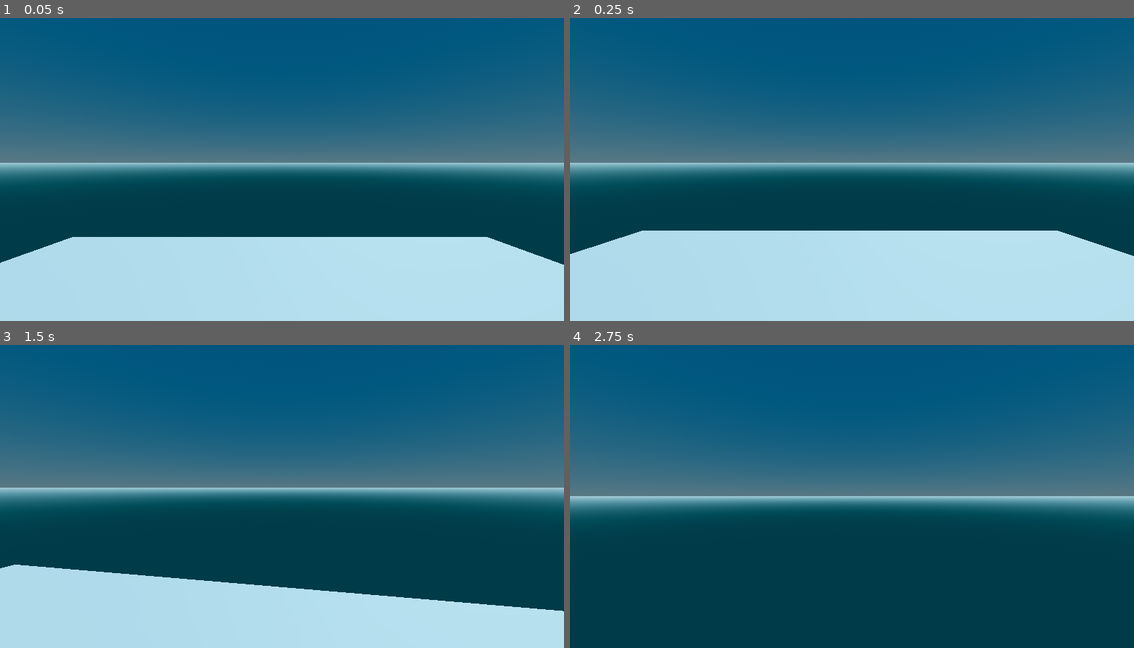
Above: before the commit, frames 1-4 (two rows, left to right).
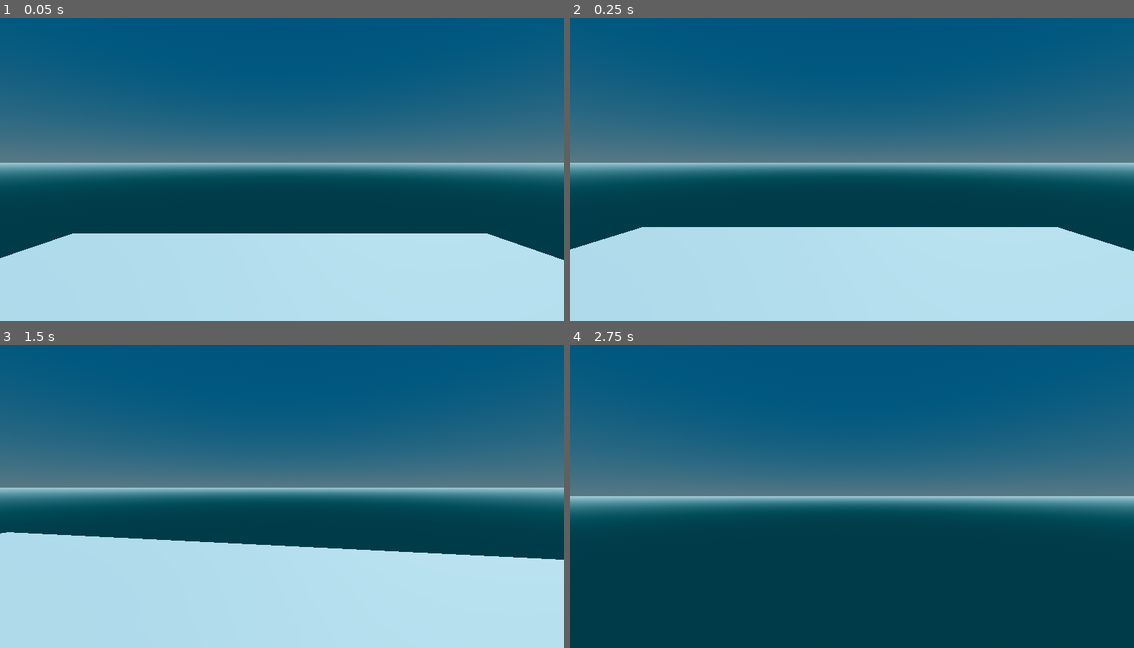
Above: after the commit, the same moments.

Repository: dorpen6/Level-3-Player-Movement
Game: Godot game, scene res://world.tscn
Same seed, same stepped clock (60 frames per second), same inputs: the game is played once before the commit and once after it.
Inputs (mouse positions are in pixels of both pictures, inside the frame that each line leads up to):
- Up to frame 1 (0.05 s): no input
- Up to frame 2 (0.25 s): no input
- Up to frame 3 (1.5 s): move the mouse to (310, 487) at 0.52 s; hold W (forward) from 0.53 s (still down); tap Space (jump) at 0.6, 0.77, 1.07 s; move the mouse to (253, 490) at 1.27 s; tap Shift (Run) at 1.35 s
- Up to frame 4 (2.75 s): keep holding W (forward); tap Space (jump) at 1.52, 1.55, 1.82, 2.1 s; move the mouse to (863, 484) at 2.02 s

The runs differ from the first frame. In frame 1, 1.2% of the frame differs, in the area x 0-100%, y 71-82%; in frame 2, 1.2%; in frame 3, 14%, in the area x 0-100%, y 61-88%; in frame 4, nothing differs.

Commit message:
Level 3 Player Movement UPDATE

Diff:
--- a/Player.gd
+++ b/Player.gd
@@ -3,7 +3,7 @@
 var speed
 @export var walk_speed = 5.0
 @export var run_speed = 10.0
-@export var jump = 5.0
+@export var jump = 3.0
 @export var gravity = 9.8
 @export var sensitivity = 0.003
 @export var bob_freq = 2.0
@@ -11,6 +11,9 @@
 @export var t_bob = 0.0
 @onready var head = $Head
 @onready var camera = $Head/Camera
+@export var base_fov = 75.0
+@export var fov_change = 1.5
+
 
 func _ready():
 	Input.set_mouse_mode(Input.MOUSE_MODE_CAPTURED)
@@ -38,8 +41,6 @@
 
 	# GET INPUT DIRECTIONS 2D
 	var input_dir = Input.get_vector("left", "right", "forward", "backward")
-
-	# TRANSFORM IT TO 3D
 	var direction = (head.transform.basis * Vector3(input_dir.x, 0, input_dir.y)).normalized()
 
 	if is_on_floor():
@@ -53,13 +54,15 @@
 		velocity.x = lerp(velocity.x, direction.x * speed, delta * 3.0)
 		velocity.z = lerp(velocity.z, direction.z * speed, delta * 3.0)
 
-
 	# HEAD BOB
 	t_bob += delta * velocity.length() * float(is_on_floor())
 	camera.transform.origin = headbob(t_bob)
 
+	# FOV
+	var velocity_clamped = clamp(velocity.length(), 0.5, run_speed * 2 )
+	var target_fov = base_fov + fov_change * velocity_clamped
+
 	move_and_slide()
-
 func headbob(time) -> Vector3:
 	var pos = Vector3.ZERO
 	pos.y = sin(time * bob_freq) * bob_amp
--- a/world.tscn
+++ b/world.tscn
@@ -1,52 +1,52 @@
-[gd_scene load_steps=7 format=3 uid="uid://c05y6us7jsvhh"]
+[gd_scene load_steps=7 format=3 uid="uid://ocsg6fmpw3db"]
 
 [ext_resource type="Script" path="res://Player.gd" id="1_cox07"]
 
-[sub_resource type="ProceduralSkyMaterial" id="ProceduralSkyMaterial_vra4l"]
+[sub_resource type="ProceduralSkyMaterial" id="ProceduralSkyMaterial_ahjtc"]
 sky_top_color = Color(0.021721, 0.479627, 0.701061, 1)
 sky_horizon_color = Color(0.50543, 0.670017, 0.733684, 1)
 sky_energy_multiplier = 0.55
 ground_bottom_color = Color(1.68458e-07, 0.200443, 0.233676, 1)
 ground_horizon_color = Color(0.50543, 0.670017, 0.733684, 1)
 
-[sub_resource type="Sky" id="Sky_ip6f1"]
-sky_material = SubResource("ProceduralSkyMaterial_vra4l")
+[sub_resource type="Sky" id="Sky_cmxt1"]
+sky_material = SubResource("ProceduralSkyMaterial_ahjtc")
 
-[sub_resource type="Environment" id="Environment_go35j"]
+[sub_resource type="Environment" id="Environment_ndx4n"]
 background_mode = 2
-sky = SubResource("Sky_ip6f1")
+sky = SubResource("Sky_cmxt1")
 tonemap_mode = 2
 glow_enabled = true
 
-[sub_resource type="CapsuleMesh" id="CapsuleMesh_scbyf"]
+[sub_resource type="CapsuleMesh" id="CapsuleMesh_4ccy8"]
 
-[sub_resource type="ConvexPolygonShape3D" id="ConvexPolygonShape3D_585vn"]
+[sub_resource type="ConvexPolygonShape3D" id="ConvexPolygonShape3D_68mh6"]
 points = PackedVector3Array(-0.125207, -0.532801, -0.480507, 0.0227831, 0.47607, 0.498884, 0.169713, 0.559144, 0.464172 …(924 unchanged characters)…
 
 [node name="Game" type="Node3D"]
 
-[node name="WorldEnvironment" type="WorldEnvironment" parent="."]
-environment = SubResource("Environment_go35j")
-
 [node name="DirectionalLight3D" type="DirectionalLight3D" parent="."]
 transform = Transform3D(-0.866023, -0.433016, 0.250001, 0, 0.499998, 0.866027, -0.500003, 0.749999, -0.43301, 0, 0, 0)
 shadow_enabled = true
+
+[node name="WorldEnvironment" type="WorldEnvironment" parent="."]
+environment = SubResource("Environment_ndx4n")
 
 [node name="CSGBox3D" type="CSGBox3D" parent="."]
 transform = Transform3D(20, 0, 0, 0, 1, 0, 0, 0, 20, 0, 0, 0)
 use_collision = true
 
 [node name="Player" type="CharacterBody3D" parent="."]
-transform = Transform3D(1, 0, 0, 0, 1, 0, 0, 0, 1, 0, 3.54218, 0)
+transform = Transform3D(1, 0, 0, 0, 1, 0, 0, 0, 1, 0, 3.38238, 0)
 script = ExtResource("1_cox07")
 
 [node name="MeshInstance3D" type="MeshInstance3D" parent="Player"]
-mesh = SubResource("CapsuleMesh_scbyf")
+mesh = SubResource("CapsuleMesh_4ccy8")
 
 [node name="CollisionShape3D" type="CollisionShape3D" parent="Player"]
-shape = SubResource("ConvexPolygonShape3D_585vn")
+shape = SubResource("ConvexPolygonShape3D_68mh6")
 
 [node name="Head" type="Node3D" parent="Player"]
-transform = Transform3D(1, 0, 0, 0, 1, 0, 0, 0, 1, 0, 0.569097, 0)
+transform = Transform3D(1, 0, 0, 0, 1, 0, 0, 0, 1, 0, 0.562415, 0)
 
 [node name="Camera" type="Camera3D" parent="Player/Head"]
